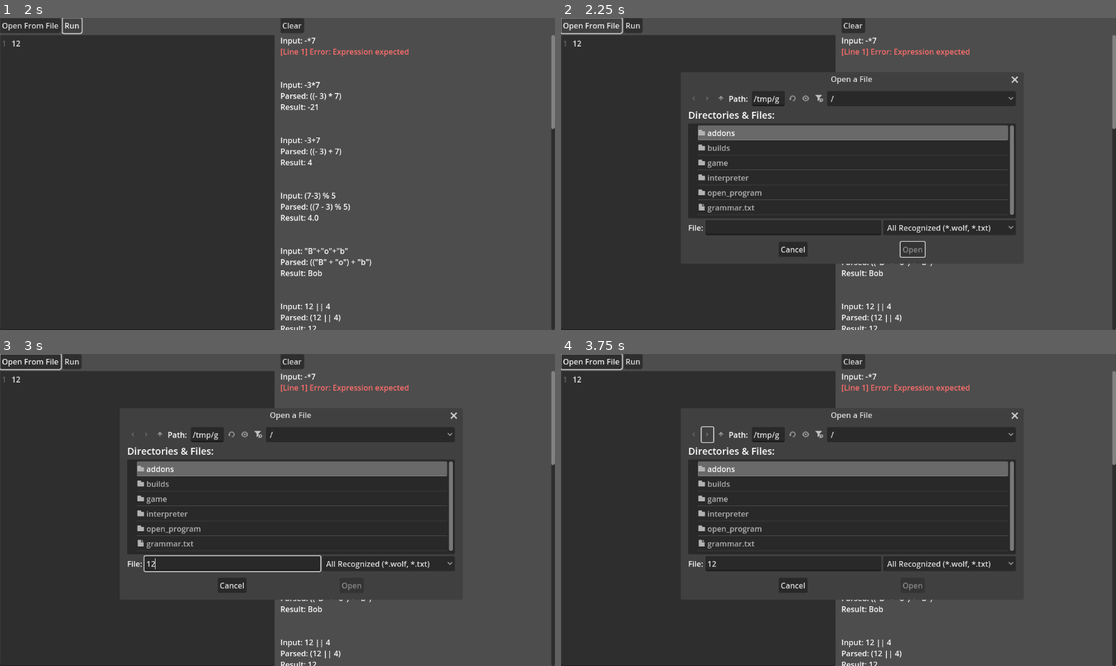
Above: before the commit, frames 1-4 (two rows, left to right).
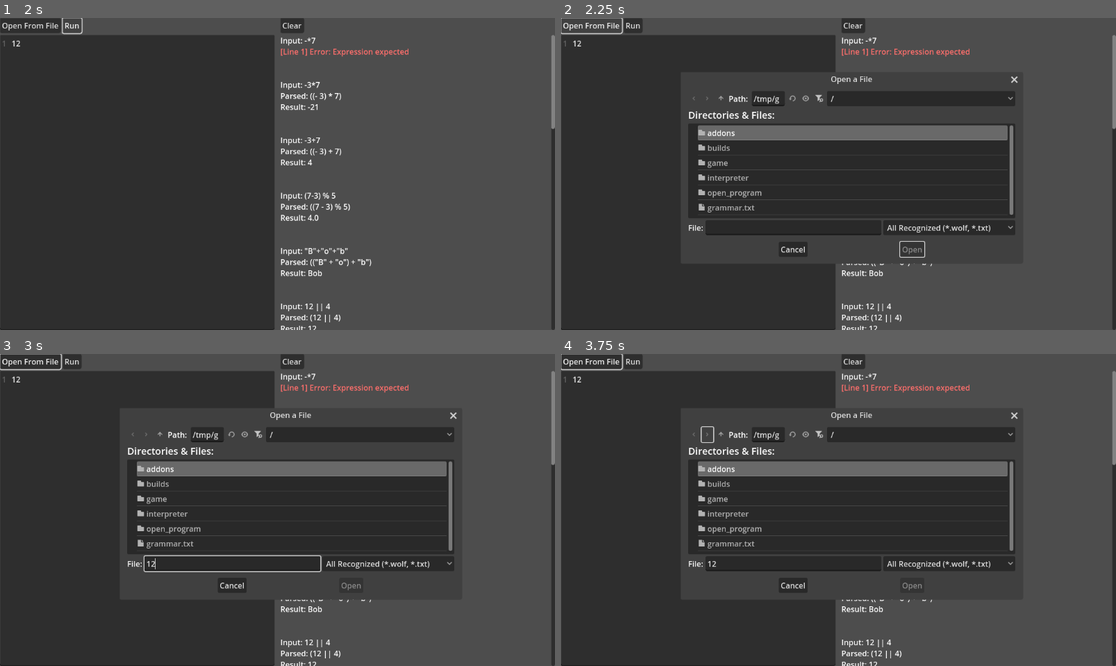
Above: after the commit, the same moments.

Repository: CattacoCattaco/Wolf-Interpreter
Game: Godot game, scene res://open_program/open_program_scene.tscn
Same seed, same stepped clock (60 frames per second), same inputs: the game is played once before the commit and once after it.
Inputs (mouse positions are in pixels of both pictures, inside the frame that each line leads up to):
- Up to frame 1 (2 s): click (138, 183) at 0.52 s; type "12" at 0.6 s; click "Run" at 1.25 s
- Up to frame 2 (2.25 s): click "Open From File" at 2 s
- Up to frame 3 (3 s): click (233, 563) at 2.77 s; type "12" at 2.85 s
- Up to frame 4 (3.75 s): click (705, 435) at 3.5 s

Frame 1 is identical in both runs. In frame 2, 0.1% of the frame differs, in the area x 60-83%, y 18-77%; in frame 3, 0.1%; in frame 4, 0.1%.

Commit message:
Don't print result on eval error
• It no longer prints the result from the evaluator if there were errors

Diff:
--- a/interpreter/interpreter.gd
+++ b/interpreter/interpreter.gd
@@ -52,6 +52,7 @@
 	evaluator.interpreter = self
 
 	var result = evaluator.evaluate_expr(expr)["value"]
-	console.println("Result: " + str(result))
+	if not error_handler.errors:
+		console.println("Result: " + str(result))
 
 	console.println("\n")
